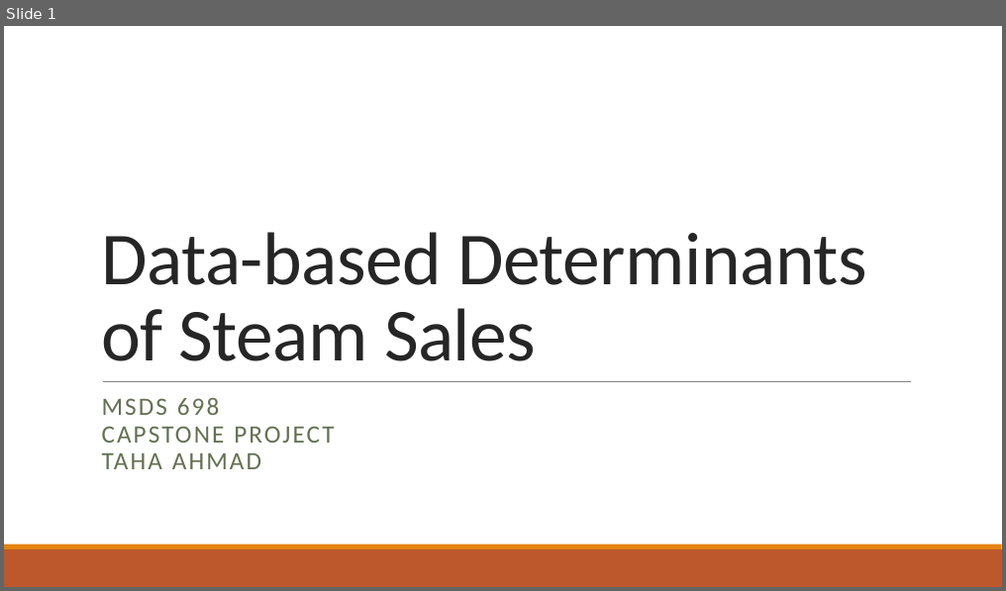
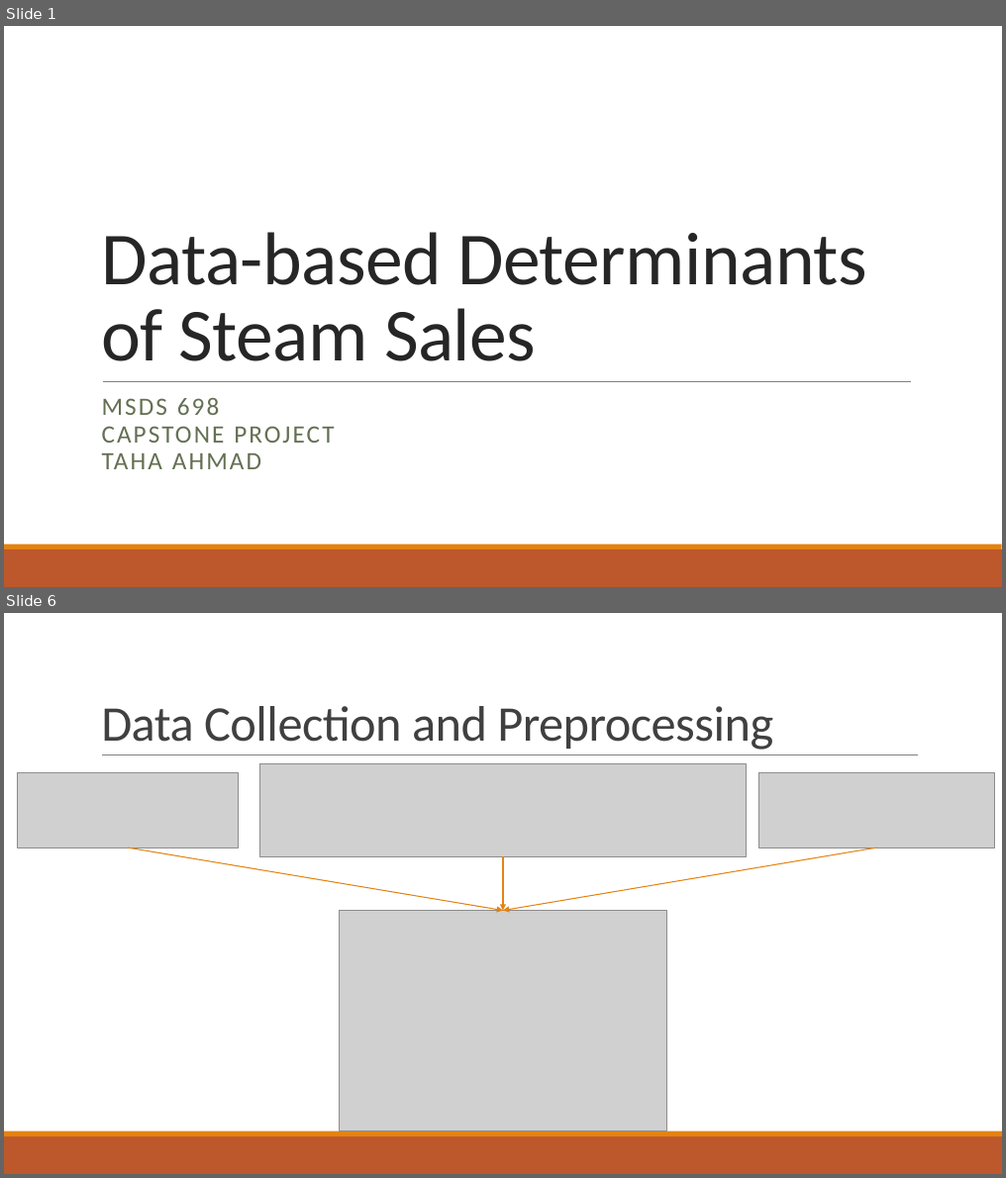
Before and after one commit to abnormalPotassium/SteamSalesModeling, a slide deck: Ahmad_698Capstone_SteamSales.pptx. Shown one above the other, each under a label of ours: slide 1 before the commit, slides 1 and 6 after it; the slides between them are not shown. The pictures are 1006x591 and 1006x1178 pixels, drawn with LibreOffice and Linux fonts; fonts in the diff are those of the drawing; grey boxes stand for pictures. Boxes give left, top, right and bottom in pixels: in the first picture for what was removed or moved away, otherwise in the second. Text is boxed around its words. In the diff, an @@ line names an element or a change of style, - is before the commit and + after.

```diff
--- a/Ahmad_698Capstone_SteamSales.pptx
+++ b/Ahmad_698Capstone_SteamSales.pptx
@@ slide 6 added at (4,613,1002,1174), background #FFFFFF; not listed: 2 template elements that a slide beside it also shows @@
@@ title added at (101,706,773,750), 48 pt, text #404040 @@
+Data Collection and Preprocessing
@@ line added from (102, 756) to (918, 756), #808080 0.5 pt @@
@@ picture added at (17,773,239,848) @@
@@ picture added at (260,764,746,858) @@
@@ picture added at (759,773,994,848) @@
@@ arrow added from (128, 848) to (503, 911), #E48312 1 pt @@
@@ arrow added from (877, 848) to (503, 911), #E48312 1 pt @@
@@ arrow added from (503, 858) to (503, 911), #E48312 1 pt @@
@@ picture added at (340,911,667,1132) @@
```
Also in this commit, not shown: 16 other slides added, 2 other files.
